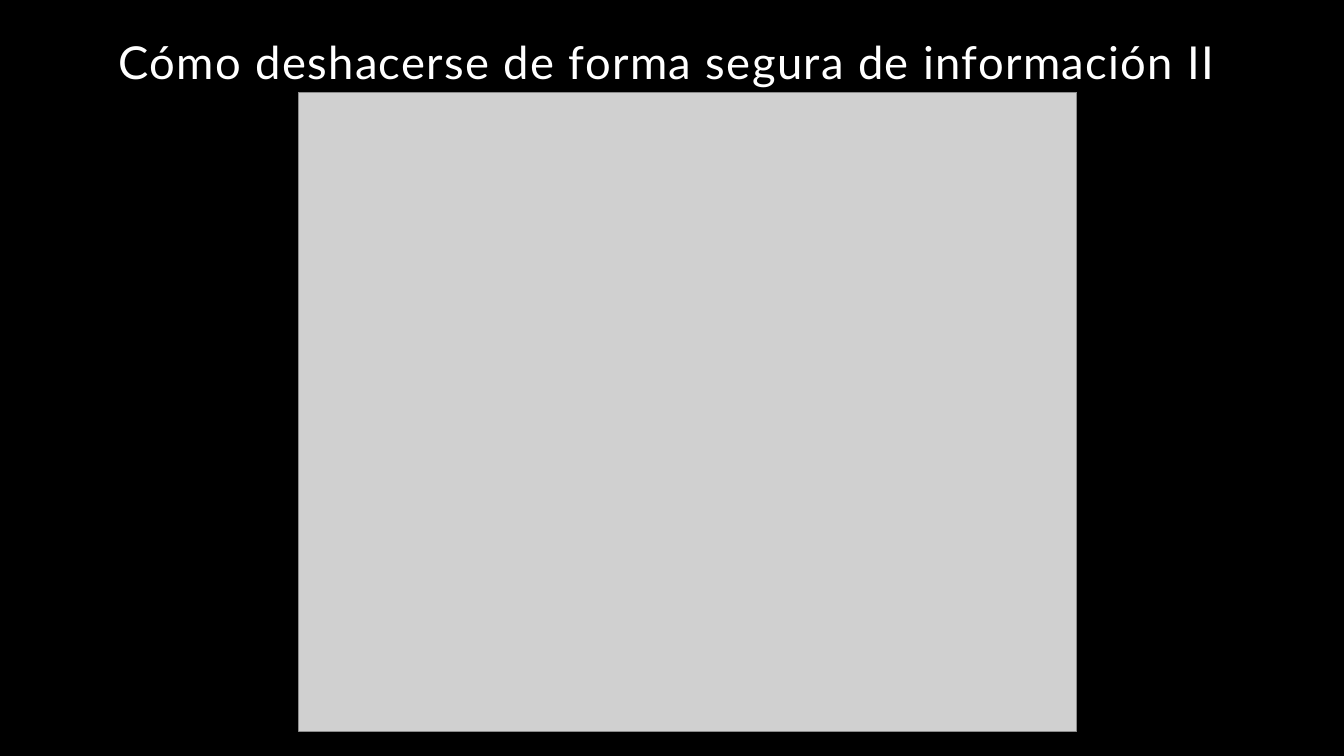
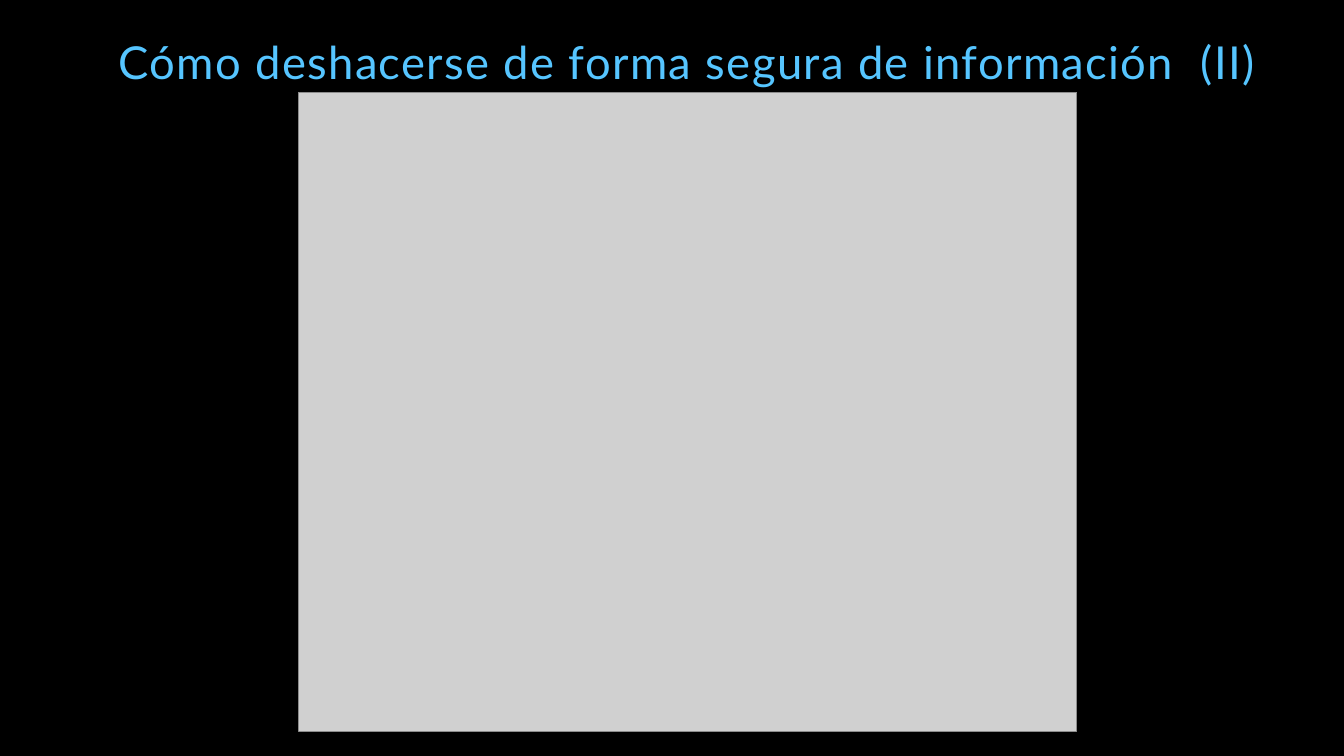
Before and after one commit to miparnisari/implantaciondesistemas, a slide deck: slide 8 of Presentacion/Fuga de Información.pptx. Drawn at 1344x756 pixels with LibreOffice and Linux fonts; fonts in the diff are those of the drawing; grey boxes stand for pictures; background and template pictures are left out. Boxes give left, top, right and bottom in pixels: in the first picture for what was removed or moved away, otherwise in the second. Text is boxed around its words. In the diff, an @@ line names an element or a change of style, - is before the commit and + after.

Commit message:
presentacion: mas cosas de formato

```diff
--- a/Presentacion/Fuga de Información.pptx
+++ b/Presentacion/Fuga de Información.pptx
@@ title at box(118, 44, 1255, 88): text changed; text colour #FFFFFF to #56C5FF @@
-Cómo deshacerse de forma segura de información II
+Cómo deshacerse de forma segura de información (II)
```
Also in this commit, not shown: 15 other slides changed.
